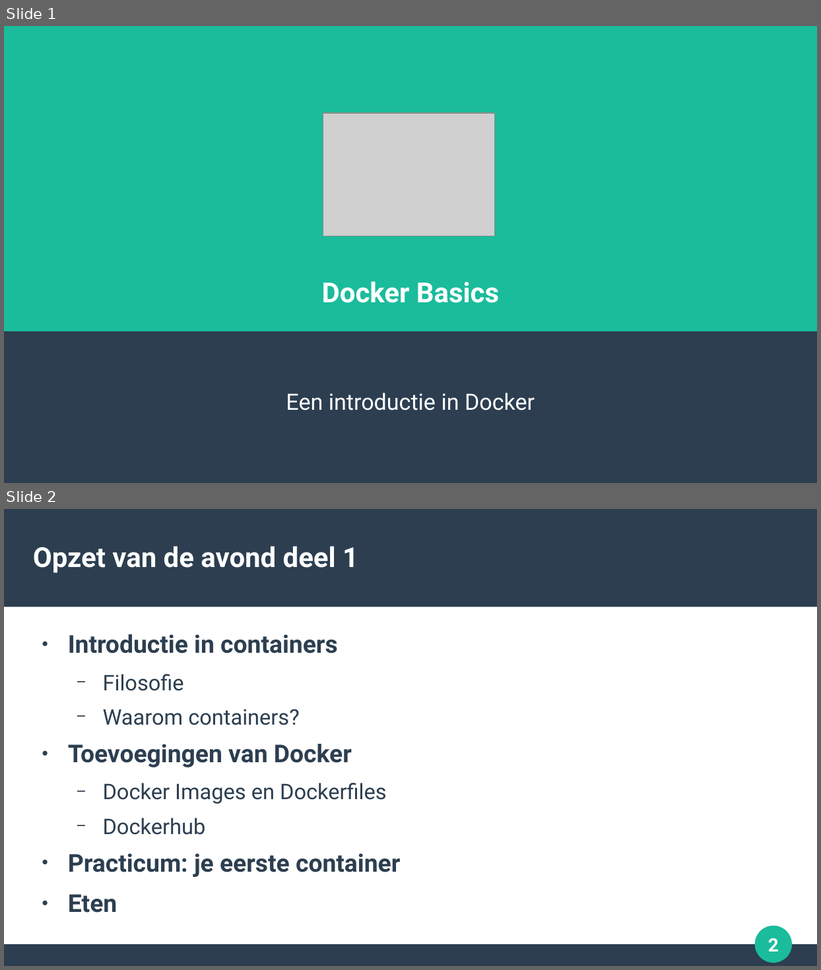
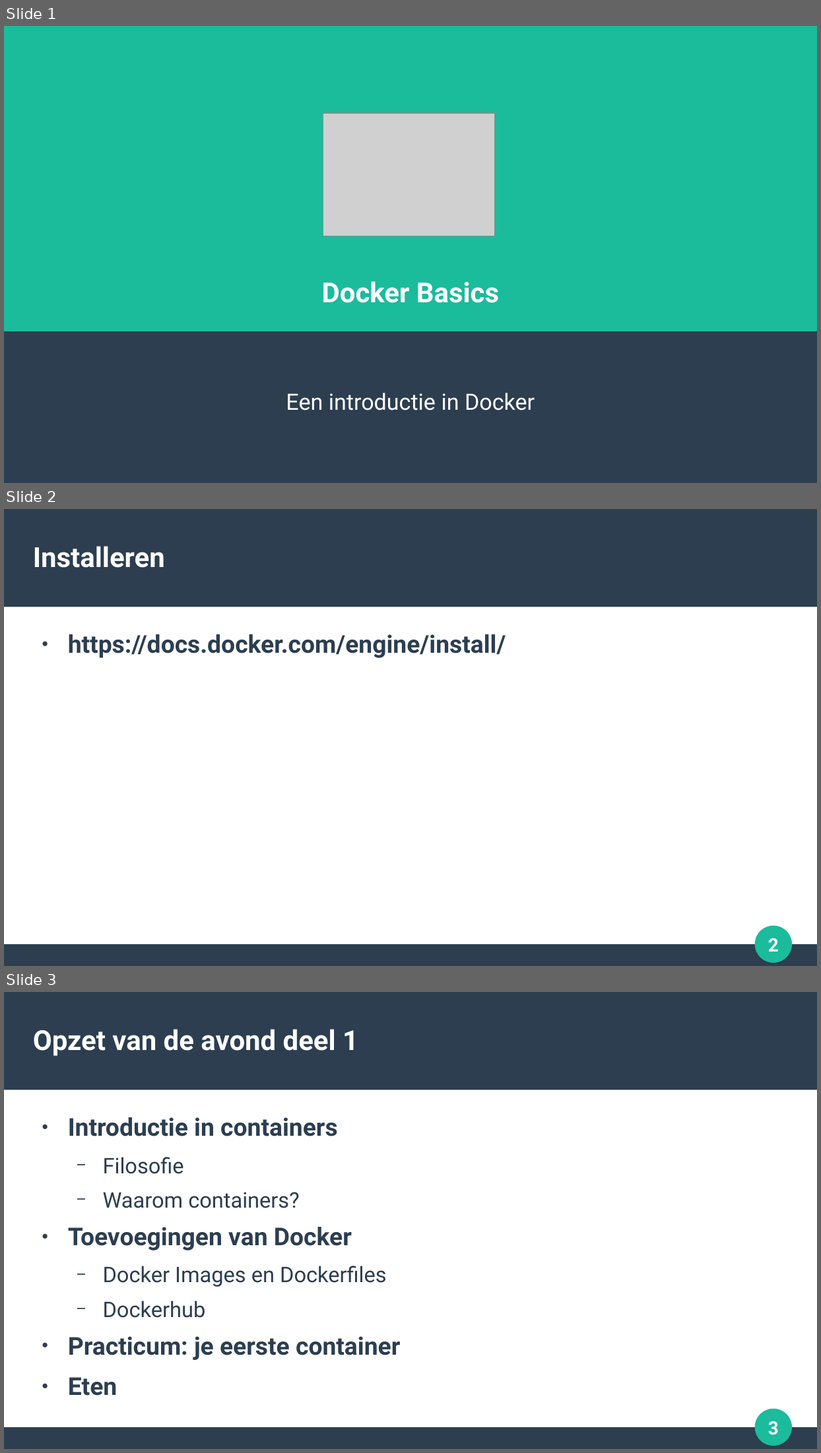
Before and after one commit to michaelvangastel/docker_basics, a slide deck: docker_basics.odp. Shown one above the other, each under a label of ours: slides 1 and 2 before the commit, slides 1, 2 and 3 after it. The pictures are 821x970 and 821x1453 pixels, drawn with LibreOffice and Linux fonts; fonts in the diff are those of the drawing; grey boxes stand for pictures. Boxes give left, top, right and bottom in pixels: in the first picture for what was removed or moved away, otherwise in the second. Text is boxed around its words. In the diff, an @@ line names an element or a change of style, - is before the commit and + after.

```diff
--- a/docker_basics.odp
+++ b/docker_basics.odp
@@ slide 2 added at (4,509,817,966), background #FFFFFF; not listed: 4 template elements that a slide beside it also shows @@
@@ title added at (33,546,165,568), 27 pt, text #FFFFFF, bold @@
+Installeren
@@ text added at (68,634,506,658), 24 pt, text #2C3E50, bold @@
+● https://docs.docker.com/engine/install/
@@ what was slide 2 is now slide 3 @@
@@ page number at (768,1422,779,1436): text changed @@
-2
+3
```
Also in this commit, not shown: 1 slide changed.
